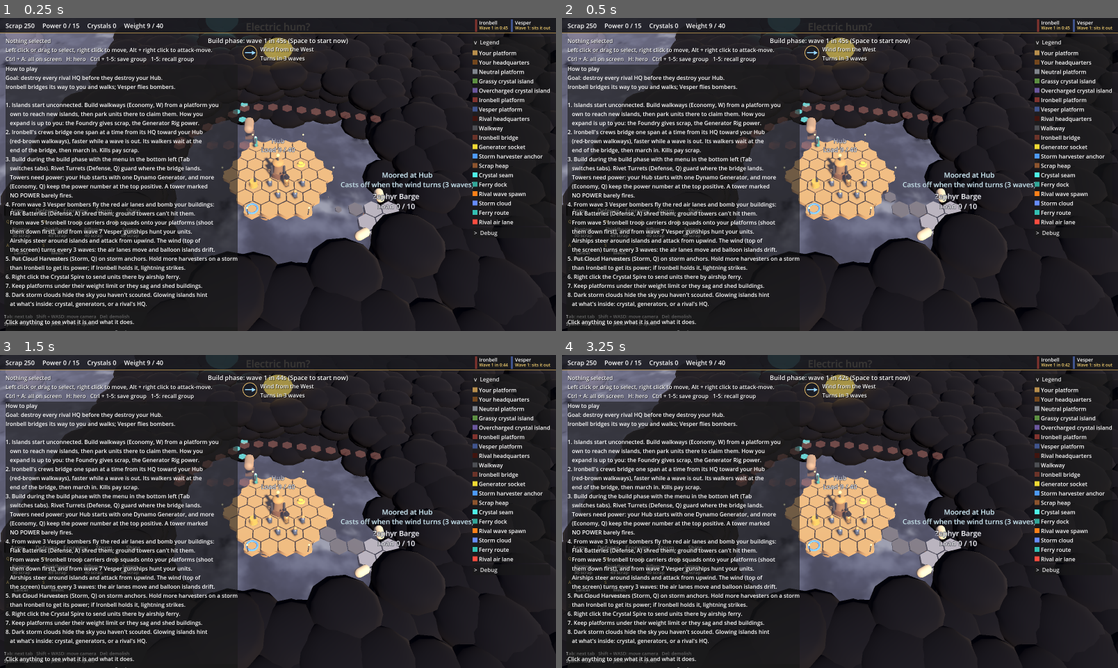
Above: before the commit, frames 1-4 (two rows, left to right).
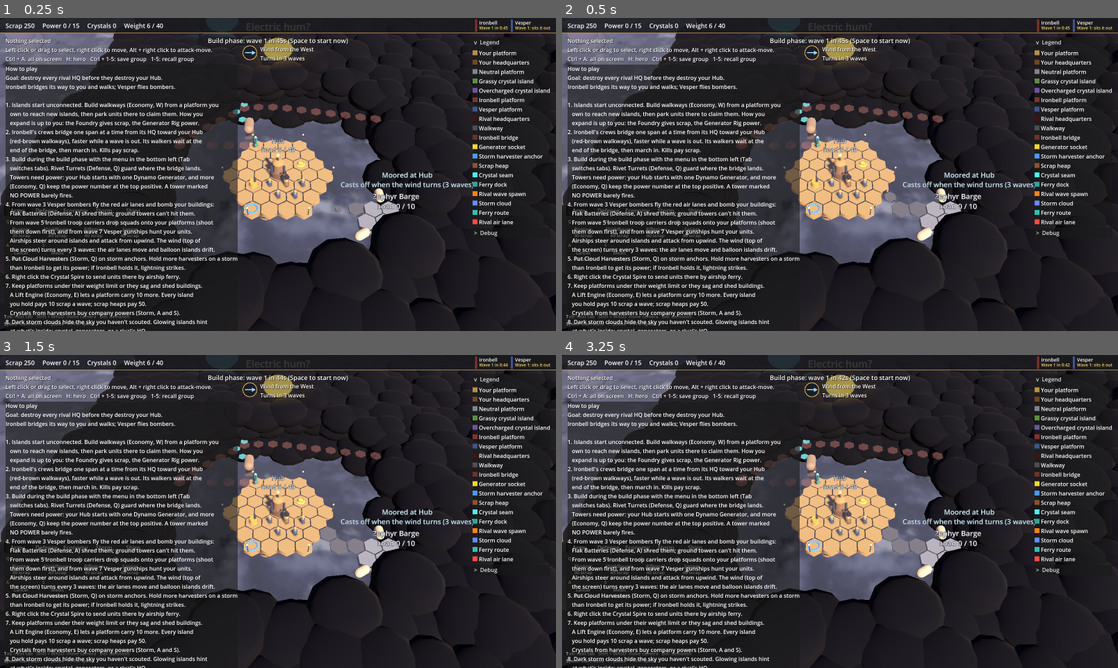
Above: after the commit, the same moments.

Repository: BrandoScrub/Sky-Defense
Game: Godot game, scene res://scenes/main.tscn
Two runs of this game, one before a commit and one after it. Both use one fixed random seed, a clock stepped at 60 frames per second and the inputs below.
Inputs:
- Up to frame 1 (0.25 s): no input
- Up to frame 2 (0.5 s): no input
- Up to frame 3 (1.5 s): click "Economy" at 0.5 s; click "Storm" at 1.25 s
- Up to frame 4 (3.25 s): click "Riveteer 30 scrap" at 2 s; click "Shieldbearer 45 scrap" at 2.75 s

The runs differ from the first frame. In frame 1, 1.2% of the frame differs, in the area x 1-51%, y 1-100%; in frame 2, 1.2%; in frame 3, 1.2%; in frame 4, 1.2%.

Commit message:
Make expanding pay and give crystals a use
- Every island you hold besides the Hub pays 10 scrap a wave.
- Units count for half their weight, so a squad no longer overloads a small island.
- Lift Engine (Economy, E): +10 capacity on its platform, weighs nothing.
- Company powers (Storm tab, crystals): Overcharge (towers fire 40% faster for 20 s) and Emergency Lift (no overload for 30 s), each with a cooldown.

Co-Authored-By: Claude Opus 5.5 <noreply@anthropic.com>
Claude-Session: https://claude.ai/code/session_01SsaPLSk1vpRqXzT7iSXqUU

Diff:
--- a/scripts/buildings/building.gd
+++ b/scripts/buildings/building.gd
@@ -185,6 +185,15 @@
 				blade.size = Vector3(0.18, 1.6, 0.06)
 				var part := _add(blade, Vector3(0, 1.1, 0.85), Color(0.2, 0.19, 0.18))
 				part.rotation.z = k * TAU / 3.0
+		"lift":
+			# A squat housing with a flat rotor on top, pushing the deck up.
+			_add(_cylinder(0.6, 0.8, 0.9, 10), Vector3(0, 0.45, 0), color.darkened(0.3))
+			_add(_cylinder(0.12, 0.12, 0.6, 6), Vector3(0, 1.2, 0), Color(0.25, 0.23, 0.22))
+			for k in 4:
+				var blade := BoxMesh.new()
+				blade.size = Vector3(1.8, 0.05, 0.22)
+				var part := _add(blade, Vector3(0, 1.5, 0), color)
+				part.rotation.y = k * PI / 4.0
 		"airship_hangar":
 			# A long barrel-roofed shed with a mooring mast.
 			var hull := BoxMesh.new()
--- a/scripts/buildings/building_catalog.gd
+++ b/scripts/buildings/building_catalog.gd
@@ -31,6 +31,14 @@
 		"tiles": ["harvester_anchor"], "shape": "harvester",
 		"color": Color(0.35, 0.6, 1.0),
 		"hp": 80.0,
+	},
+	# Extra lift under a platform: it can carry more weight ("capacity").
+	"lift_engine": {
+		"name": "Lift Engine", "cost": 60, "power": -3, "weight": 0,
+		"tiles": ["deck"], "shape": "lift",
+		"color": Color(0.45, 0.6, 0.7),
+		"hp": 120.0,
+		"capacity": 10,
 	},
 	# --- Ground defenses: modest guns that can't hit aircraft, but make your
 	# own ground units nearby stronger. "aura" lists what they give allies
--- a/scripts/combat/combat_system.gd
+++ b/scripts/combat/combat_system.gd
@@ -20,6 +20,9 @@
 signal building_destroyed(building_name: String, faction: String)
 signal headquarters_destroyed(faction: String, platform: String)
 signal unit_killed(unit: Unit)
+
+## Fire-rate multiplier for the player's towers (Overcharge sets it).
+var player_tower_rate := 1.0
 
 ## Chance to miss for towers on a platform in each overload state.
 const MISS_CHANCE := {"Stable": 0.0, "Swaying": 0.15, "Sagging": 0.3, "Failing": 0.45}
@@ -101,7 +104,8 @@
 		var attack: Dictionary = b.get_attack()
 		if attack.is_empty() or not b.is_alive():
 			continue
-		b.cooldown_left -= delta * maxf(b.efficiency, 0.05)
+		var rate := player_tower_rate if b.faction == "player" else 1.0
+		b.cooldown_left -= delta * maxf(b.efficiency, 0.05) * rate
 		if b.cooldown_left > 0.0:
 			continue
 		var target = nearest_enemy(b.global_position, b.faction, attack.range, attack.has("air"))
--- /dev/null
+++ b/scripts/economy/company_powers.gd
@@ -0,0 +1,91 @@
+## Company powers: short, map-wide effects bought with energized crystals
+## (the advanced resource your Cloud Harvesters pay each wave). Each one runs
+## for a few seconds and then needs a cooldown before it can be used again.
+##
+## - Overcharge: every tower you own fires faster for a while.
+## - Emergency Lift: your platforms ignore overload for a while (no sway, no
+##   slowdown, nothing breaks off).
+class_name CompanyPowers
+extends Node
+
+signal notice(text: String)
+## A power started or ended.
+signal changed
+
+const POWERS := {
+	"overcharge": {
+		"name": "Overcharge", "crystals": 15, "seconds": 20.0, "cooldown": 45.0,
+		"blurb": "Every tower you own fires 40% faster for 20 seconds.",
+	},
+	"emergency_lift": {
+		"name": "Emergency Lift", "crystals": 20, "seconds": 30.0, "cooldown": 60.0,
+		"blurb": "For 30 seconds your platforms ignore overload: no sway, no slowdown, nothing breaks off.",
+	},
+}
+## How much faster towers fire while Overcharge runs.
+const OVERCHARGE_RATE := 1.4
+
+@export var resources: PlayerResources
+@export var combat: CombatSystem
+@export var loads: LoadSystem
+
+## power id -> seconds left while it runs
+var running := {}
+## power id -> seconds until it can be used again
+var cooldowns := {}
+
+
+func _process(delta: float) -> void:
+	step(delta)
+
+
+## Uses a power. Returns "" or why it can't be used now.
+func use(id: String) -> String:
+	var spec: Dictionary = POWERS[id]
+	if running.has(id):
+		return "%s is already running" % spec.name
+	if cooldowns.get(id, 0.0) > 0.0:
+		return "%s is ready again in %ds" % [spec.name, ceili(cooldowns[id])]
+	if resources and not resources.spend_crystals(spec.crystals):
+		return "%s needs %d crystals (Cloud Harvesters pay crystals each wave)" % [spec.name, spec.crystals]
+	running[id] = spec.seconds
+	_apply()
+	notice.emit("%s! %s" % [spec.name, spec.blurb])
+	changed.emit()
+	return ""
+
+
+func is_running(id: String) -> bool:
+	return running.has(id)
+
+
+## Seconds until a power can be used again (0 when ready or running).
+func cooldown_left(id: String) -> float:
+	return cooldowns.get(id, 0.0)
+
+
+## Advances timers. Public so tests can drive it.
+func step(delta: float) -> void:
+	var ended := false
+	for id in running.keys():
+		running[id] -= delta
+		if running[id] <= 0.0:
+			running.erase(id)
+			cooldowns[id] = POWERS[id].cooldown
+			notice.emit("%s has worn off" % POWERS[id].name)
+			ended = true
+	for id in cooldowns.keys():
+		cooldowns[id] -= delta
+		if cooldowns[id] <= 0.0:
+			cooldowns.erase(id)
+			ended = true
+	if ended:
+		_apply()
+		changed.emit()
+
+
+func _apply() -> void:
+	if combat:
+		combat.player_tower_rate = OVERCHARGE_RATE if running.has("overcharge") else 1.0
+	if loads:
+		loads.ignore_player_overload = running.has("emergency_lift")
--- a/scripts/economy/economy_system.gd
+++ b/scripts/economy/economy_system.gd
@@ -5,6 +5,8 @@
 ## spot by CombatSystem):
 ## - Each scrap heap on a platform you own pays scrap.
 ## - Each Cloud Harvester you own pays energized crystals.
+## - Every platform you hold besides the Hub pays a little scrap, so
+##   claiming islands is worth it even without a scrap heap.
 ## Power isn't banked: it's a live budget. When demand outstrips supply, the
 ## grid browns out and every power-hungry building runs at supply / demand
 ## efficiency.
@@ -17,6 +19,7 @@
 
 @export var scrap_per_heap_per_round := 50
 @export var crystals_per_harvester_per_round := 6
+@export var scrap_per_island_per_round := 10
 
 @export var region: SkyRegion
 @export var resources: PlayerResources
@@ -53,12 +56,25 @@
 	for b in region.buildings.values():
 		if b.type_id == "harvester" and b.faction == "player" and region.platform_owner(b.platform) == "player":
 			harvesters += 1
-	var income := {"scrap": heaps * scrap_per_heap_per_round, "crystals": harvesters * crystals_per_harvester_per_round, "sources": []}
+	var islands := islands_held()
+	var income := {"scrap": heaps * scrap_per_heap_per_round + islands * scrap_per_island_per_round,
+		"crystals": harvesters * crystals_per_harvester_per_round, "sources": []}
+	if islands > 0:
+		income.sources.append(["%d island%s held" % [islands, "" if islands == 1 else "s"], "+%d scrap" % (islands * scrap_per_island_per_round)])
 	if heaps > 0:
-		income.sources.append(["%d scrap heap%s" % [heaps, "" if heaps == 1 else "s"], "+%d scrap" % income.scrap])
+		income.sources.append(["%d scrap heap%s" % [heaps, "" if heaps == 1 else "s"], "+%d scrap" % (heaps * scrap_per_heap_per_round)])
 	if harvesters > 0:
 		income.sources.append(["%d Cloud Harvester%s" % [harvesters, "" if harvesters == 1 else "s"], "+%d crystals" % income.crystals])
 	return income
+
+
+## Platforms you own besides the Hub.
+func islands_held() -> int:
+	var n := 0
+	for platform_name in region.platforms:
+		if platform_name != "Hub" and region.platform_owner(platform_name) == "player":
+			n += 1
+	return n
 
 
 ## Pays this round's income. Returns what was paid (also in last_income).
--- a/scripts/economy/player_resources.gd
+++ b/scripts/economy/player_resources.gd
@@ -6,7 +6,7 @@
 signal changed
 
 @export var scrap := 250
-## Formed by Cloud Harvesters; spent on advanced upgrades in a later milestone.
+## Formed by Cloud Harvesters; spent on company powers (CompanyPowers).
 @export var crystals := 0
 
 
@@ -28,6 +28,15 @@
 	changed.emit()
 
 
+## Takes crystals if there are enough. Returns false and changes nothing otherwise.
+func spend_crystals(amount: int) -> bool:
+	if crystals < amount:
+		return false
+	crystals -= amount
+	changed.emit()
+	return true
+
+
 func add_crystals(amount: int) -> void:
 	crystals += amount
 	changed.emit()
--- a/scripts/main.gd
+++ b/scripts/main.gd
@@ -31,6 +31,9 @@
    than Ironbell to get its power; if Ironbell holds it, lightning strikes.
 6. Right click the Crystal Spire to send units there by airship ferry.
 7. Keep platforms under their weight limit or they sag and shed buildings.
+   A Lift Engine (Economy, E) lets a platform carry 10 more. Every island
+   you hold pays 10 scrap a wave; scrap heaps pay 50.
+   Crystals from harvesters buy company powers (Storm, A and S).
 8. Dark storm clouds hide the sky you haven't scouted. Glowing islands hint
    at what's inside: crystal, generators, or a rival's HQ.
 
@@ -59,6 +62,7 @@
 var wind: WindSystem
 var steering: IslandSteering
 var patrols: AirPatrols
+var powers: CompanyPowers
 var _phase_label: Label
 var _banner: Label
 var resources: PlayerResources
@@ -166,6 +170,14 @@
 	patrols.camera = camera
 	add_child(patrols)
 
+	# Company powers, bought with crystals (Storm tab).
+	powers = CompanyPowers.new()
+	powers.name = "CompanyPowers"
+	powers.resources = resources
+	powers.combat = combat
+	powers.loads = loads
+	add_child(powers)
+
 	defenses = DefenseSystem.new()
 	defenses.name = "DefenseSystem"
 	defenses.region = region
@@ -242,6 +254,8 @@
 	walkways.notice.connect(show_notice)
 	steering.notice.connect(show_notice)
 	patrols.notice.connect(show_notice)
+	powers.notice.connect(show_notice)
+	powers.changed.connect(build_menu.refresh)
 	patrols.mode_changed.connect(func(on): build_menu.set_hint("Patrol Route: click an Airship Hangar, then Relay Stations and Refuel Points in order. Right click: finish. Esc: cancel." if on else ""))
 	patrols.ship_launched.connect(func(s): show_notice("Your %s took off from the hangar" % s.display_name))
 	region.buildings_changed.connect(patrols.mark_routes_dirty)
@@ -475,6 +489,7 @@
 	build_menu.patrols = patrols
 	build_menu.recruiter = recruiter
 	build_menu.resources = resources
+	build_menu.powers = powers
 	layer.add_child(build_menu)
 
 	info_panel = InfoPanel.new()
--- a/scripts/ui/build_menu.gd
+++ b/scripts/ui/build_menu.gd
@@ -21,7 +21,8 @@
 
 ## Tab name -> what is in each slot, in slot order ("" leaves a slot empty).
 ## An entry is a building type id from BuildingCatalog, the special action
-## "walkway", or "unit:<id>" to train a unit from UnitCatalog.
+## "walkway", "unit:<id>" to train a unit from UnitCatalog, or "power:<id>"
+## to use a company power from CompanyPowers (paid in crystals).
 const TABS := {
 	"Army": ["unit:riveteer", "unit:shieldbearer", "unit:rifleman", "unit:sapper", "unit:lancer", "unit:medic"],
 	"Defense": [
@@ -29,8 +30,12 @@
 		"flak_battery", "skyhook_cannon", "", "",
 		"drone_hangar",
 	],
-	"Economy": ["dynamo", "walkway"],
-	"Storm": ["harvester"],
+	"Economy": ["dynamo", "walkway", "lift_engine"],
+	# Row 1 storm buildings, row 2 company powers bought with crystals.
+	"Storm": [
+		"harvester", "", "", "",
+		"power:overcharge", "power:emergency_lift",
+	],
 	# Turbine Engines, and the order to steer a turbine island with 4 of them.
 	# Row 1 islands, row 2 the patrol network, row 3 the ships (V picks the
 	# utility ship's job).
@@ -49,6 +54,7 @@
 var patrols: AirPatrols
 var recruiter: Recruiter
 var resources: PlayerResources
+var powers: CompanyPowers
 
 ## Name of the tab being shown.
 var current_tab := ""
@@ -208,6 +214,12 @@
 		var problem := recruiter.queue_one(type_id)
 		var unit_name: String = UnitCatalog.get_data(type_id).name
 		recruiter.notice.emit(problem if problem != "" else "%s queued (%d in training)" % [unit_name, recruiter.queued])
+		refresh()
+		return
+	if entry.begins_with("power:"):
+		var problem := powers.use(entry.trim_prefix("power:")) if powers else "No company powers"
+		if problem != "" and powers:
+			powers.notice.emit(problem)
 		refresh()
 		return
 	if entry.begins_with("ship:"):
@@ -299,6 +311,21 @@
 	var cost := 0
 	var details := ""
 	var active := false
+	if entry.begins_with("power:"):
+		var id := entry.trim_prefix("power:")
+		var spec: Dictionary = CompanyPowers.POWERS[id]
+		var running := powers != null and powers.is_running(id)
+		var wait := powers.cooldown_left(id) if powers else 0.0
+		button.text = "\n%s\n%d crystals" % [spec.name, spec.crystals]
+		if running:
+			button.text = "\n%s\nrunning" % spec.name
+		elif wait > 0.0:
+			button.text = "\n%s\nready in %ds" % [spec.name, ceili(wait)]
+		button.tooltip_text = "%s  [%s]\nCompany power: %d crystals, lasts %ds, then %ds to recharge.\n%s\nCloud Harvesters pay crystals at the end of each wave." % [spec.name, _hotkey(entry), spec.crystals, int(spec.seconds), int(spec.cooldown), spec.blurb]
+		button.set_pressed_no_signal(running)
+		var can_use: bool = (resources == null or resources.crystals >= spec.crystals) and wait <= 0.0
+		button.modulate = Color(0.6, 0.85, 1.0) if running else (Color.WHITE if can_use else Color(1.0, 0.6, 0.6, 0.8))
+		return
 	if entry.begins_with("ship:"):
 		var kind := entry.trim_prefix("ship:")
 		var spec: Dictionary = AirPatrols.SHIPS[kind]
--- a/scripts/ui/info_panel.gd
+++ b/scripts/ui/info_panel.gd
@@ -29,6 +29,7 @@
 ## What each building is for, by type id.
 const BUILDING_INFO := {
 	"dynamo": "Burns fuel to power your towers. Makes more on a yellow generator socket.",
+	"lift_engine": "An extra lift rotor under the deck. The platform it stands on can carry %d more weight, and the engine itself weighs nothing." % BuildingCatalog.BUILDINGS.lift_engine.capacity,
 	"harvester": "Taps a storm cloud from a blue anchor. Gives lots of power, pays crystals at the end of each wave, and counts toward who controls the storm.",
 	"rivet_turret": "Sturdy gun tower against walkers. Its plating gives cover, so your units fighting beside it take less damage. Can't hit aircraft.",
 	"arc_coil": "Chain lightning that jumps between up to 3 walkers. Power hungry, and can't hit aircraft.",
--- a/scripts/world/load_system.gd
+++ b/scripts/world/load_system.gd
@@ -24,6 +24,8 @@
 @export var failing_seconds_per_loss := 6.0
 
 @export var region: SkyRegion
+## While true (Emergency Lift), the player's platforms count as Stable.
+var ignore_player_overload := false
 
 ## platform name -> state string
 var states := {}
@@ -51,6 +53,8 @@
 	_time += delta
 	for platform_name in region.platforms:
 		var state := state_for(region.platform_load(platform_name), region.platform_capacity(platform_name))
+		if ignore_player_overload and region.platform_owner(platform_name) == "player":
+			state = STABLE
 		states[platform_name] = state
 		region.load_states[platform_name] = state
 		_sway(platform_name, state)
--- a/scripts/world/sky_region.gd
+++ b/scripts/world/sky_region.gd
@@ -334,9 +334,12 @@
 
 ## Total weight of everything built on a platform.
 ## Total weight on a platform: its buildings, plus units standing on it
-## unless `include_units` is false.
+## unless `include_units` is false. Units count for half their weight
+## (rounded down), so a squad can stand on a small island without
+## overloading it.
 func platform_load(platform_name: String, include_units := true) -> int:
 	var total := 0
+	var unit_weight := 0
 	for hex in buildings:
 		var b: Building = buildings[hex]
 		if b.platform == platform_name:
@@ -345,8 +348,8 @@
 		for group in [Unit.GROUP, Unit.ENEMY_GROUP]:
 			for node in get_tree().get_nodes_in_group(group):
 				if not node.flying and platform_at((node as Node3D).global_position) == platform_name:
-					total += (node as Unit).weight
-	return total
+					unit_weight += (node as Unit).weight
+	return total + unit_weight / 2
 
 
 ## Buildings on a platform, oldest first.
@@ -358,8 +361,13 @@
 	return out
 
 
+## Weight a platform can carry: its own, plus what its Lift Engines add.
 func platform_capacity(platform_name: String) -> int:
-	return platforms[platform_name].capacity
+	var cap: int = platforms[platform_name].capacity
+	for b in buildings.values():
+		if b.platform == platform_name and b.hp > 0.0:
+			cap += b.get_data().get("capacity", 0)
+	return cap
 
 
 ## Extra power from storm clouds the player controls (set by StormSystem).
--- a/tools/smoke_test.gd
+++ b/tools/smoke_test.gd
@@ -731,16 +731,48 @@
 	var spots := [Vector2i(0, 1), Vector2i(0, -1), Vector2i(1, -1), Vector2i(-1, 1), Vector2i(0, 1)]
 	for i in units.size():
 		units[i].position = region.hex_center(rig + spots[i])
-	_expect(region.platform_load("Generator Rig") == 14, "units add their weight (hero 2 + 4 x 1)")
+	_expect(region.platform_load("Generator Rig") == 11, "units add half their weight (hero 2 + 4 x 1 = 6, counts 3), got %d" % region.platform_load("Generator Rig"))
 	loads.step(0.1)
-	_expect(loads.state_of("Generator Rig") == LoadSystem.FAILING, "140% load should be failing")
+	_expect(loads.state_of("Generator Rig") == LoadSystem.SWAYING, "110% load should sway")
+	_expect(is_equal_approx(units[0].speed_multiplier, 1.0), "swaying doesn't slow units")
+	# Shrink the Rig to push it over the edge: 11 / 8 is 137%.
+	var rig_cap: int = region.platforms["Generator Rig"].capacity
+	region.platforms["Generator Rig"].capacity = 8
+	loads.step(0.1)
+	_expect(loads.state_of("Generator Rig") == LoadSystem.FAILING, "137% load should be failing")
 	_expect(is_equal_approx(units[0].speed_multiplier, 0.4), "units on a failing platform move at 40%")
+	# Emergency Lift (a company power) holds it steady while it runs.
+	var powers: CompanyPowers = main.powers
+	res.crystals = 0
+	_expect(powers.use("emergency_lift") != "", "company powers cost crystals")
+	res.add_crystals(50)
+	_expect(powers.use("emergency_lift") == "" and res.crystals == 30, "Emergency Lift costs 20 crystals")
+	loads.step(6.0)
+	_expect(loads.state_of("Generator Rig") == LoadSystem.STABLE, "Emergency Lift keeps your platforms stable")
+	_expect(region.buildings_on("Generator Rig").size() == 3, "nothing breaks off under Emergency Lift")
+	powers.step(CompanyPowers.POWERS.emergency_lift.seconds + 0.1)
+	_expect(not powers.is_running("emergency_lift") and powers.use("emergency_lift") != "", "Emergency Lift wears off and recharges")
+	powers.step(CompanyPowers.POWERS.emergency_lift.cooldown + 0.1)
+	loads.step(0.1)
+	_expect(loads.state_of("Generator Rig") == LoadSystem.FAILING, "overload returns when Emergency Lift ends")
 	loads.step(6.0)
 	_expect(region.buildings_on("Generator Rig").size() == 2, "the newest building should break off")
 	_expect(not region.buildings.has(rig + Vector2i(-1, 0)), "the Flak Battery (newest) is the one lost")
 	loads.step(0.1)
-	_expect(loads.state_of("Generator Rig") == LoadSystem.SWAYING, "110% load should sway")
-	_expect(is_equal_approx(units[0].speed_multiplier, 1.0), "swaying doesn't slow units")
+	_expect(loads.state_of("Generator Rig") == LoadSystem.STABLE, "8 of 8 is stable")
+	# A Lift Engine adds 10 capacity, and weighs nothing itself.
+	region.platforms["Generator Rig"].capacity = rig_cap
+	var lift_hex := rig + Vector2i(-1, 0)
+	_expect(build.try_place("lift_engine", lift_hex) == "", "a Lift Engine on the Rig")
+	_expect(region.platform_capacity("Generator Rig") == rig_cap + 10, "a Lift Engine adds 10 capacity")
+	_expect(region.platform_load("Generator Rig") == 8, "a Lift Engine weighs nothing")
+	build.demolish(lift_hex)
+	_expect(region.platform_capacity("Generator Rig") == rig_cap, "capacity drops when the Lift Engine goes")
+	# Overcharge makes your towers fire faster while it runs.
+	_expect(powers.use("overcharge") == "" and is_equal_approx(main.combat.player_tower_rate, CompanyPowers.OVERCHARGE_RATE), "Overcharge speeds up your towers")
+	powers.step(CompanyPowers.POWERS.overcharge.seconds + 0.1)
+	_expect(is_equal_approx(main.combat.player_tower_rate, 1.0), "Overcharge wears off")
+	powers.step(100.0)
 
 	# Brownout: remove every power source, then restore one.
 	for b in region.buildings.values().duplicate():
@@ -770,16 +802,19 @@
 	economy.step(30.0)
 	_expect(res.scrap == scrap_before and res.crystals == crystals_before, "income waits for the end of the round")
 	var preview := economy.round_income()
-	_expect(preview.scrap == 2 * economy.scrap_per_heap_per_round, "2 heaps should pay %d scrap a round, got %d" % [2 * economy.scrap_per_heap_per_round, preview.scrap])
+	var islands := economy.islands_held()
+	_expect(islands >= 2, "we hold the Foundry and the Rig, got %d islands" % islands)
+	var expected := 2 * economy.scrap_per_heap_per_round + islands * economy.scrap_per_island_per_round
+	_expect(preview.scrap == expected, "2 heaps and %d islands should pay %d scrap a round, got %d" % [islands, expected, preview.scrap])
 	var paid := economy.pay_round(1)
 	_expect(res.scrap == scrap_before + paid.scrap and paid.scrap == preview.scrap, "the round payout should add the heaps' scrap")
 	_expect(res.crystals == crystals_before + economy.crystals_per_harvester_per_round, "1 harvester should pay %d crystals a round" % economy.crystals_per_harvester_per_round)
-	_expect(paid.sources.size() == 2, "the payout should list heaps and harvesters")
+	_expect(paid.sources.size() == 3, "the payout should list islands, heaps and harvesters")
 	_expect(main.payout_popup.visible and main.payout_popup._lines.text.contains("scrap heap"), "the payout popup should list the income")
 	region.set_platform_owner("Foundry", "")
 	scrap_before = res.scrap
 	economy.pay_round(2)
-	_expect(res.scrap == scrap_before, "unowned scrap heaps give nothing")
+	_expect(res.scrap == scrap_before + economy.islands_held() * economy.scrap_per_island_per_round, "unowned scrap heaps give nothing")
 
 
 func _check_ferry(main: Node) -> void:
